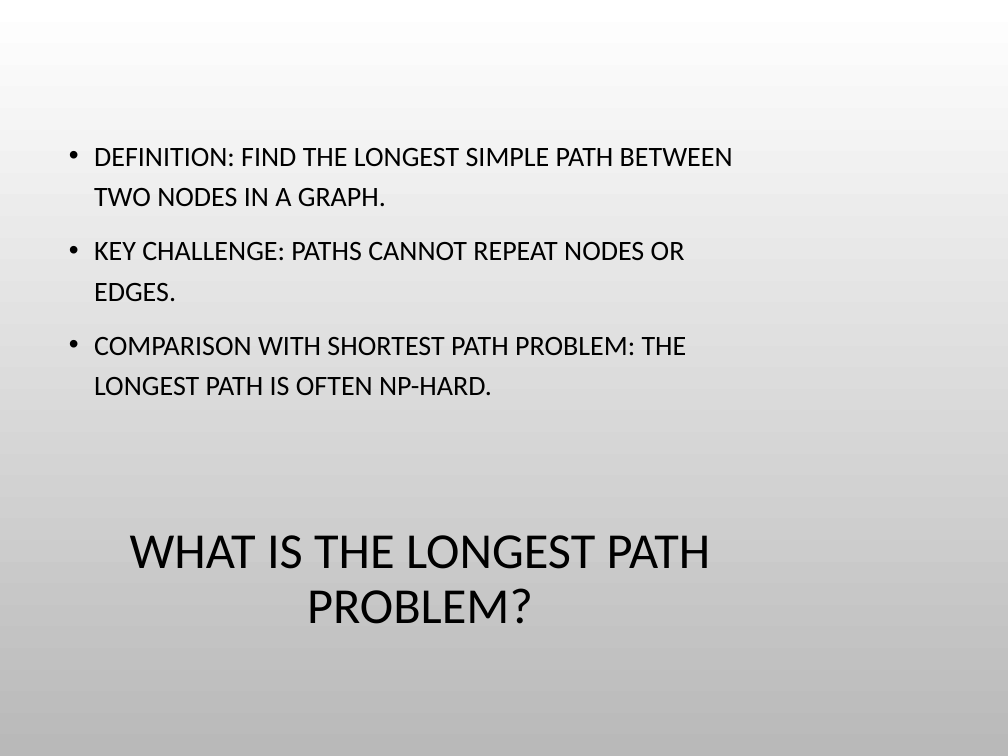
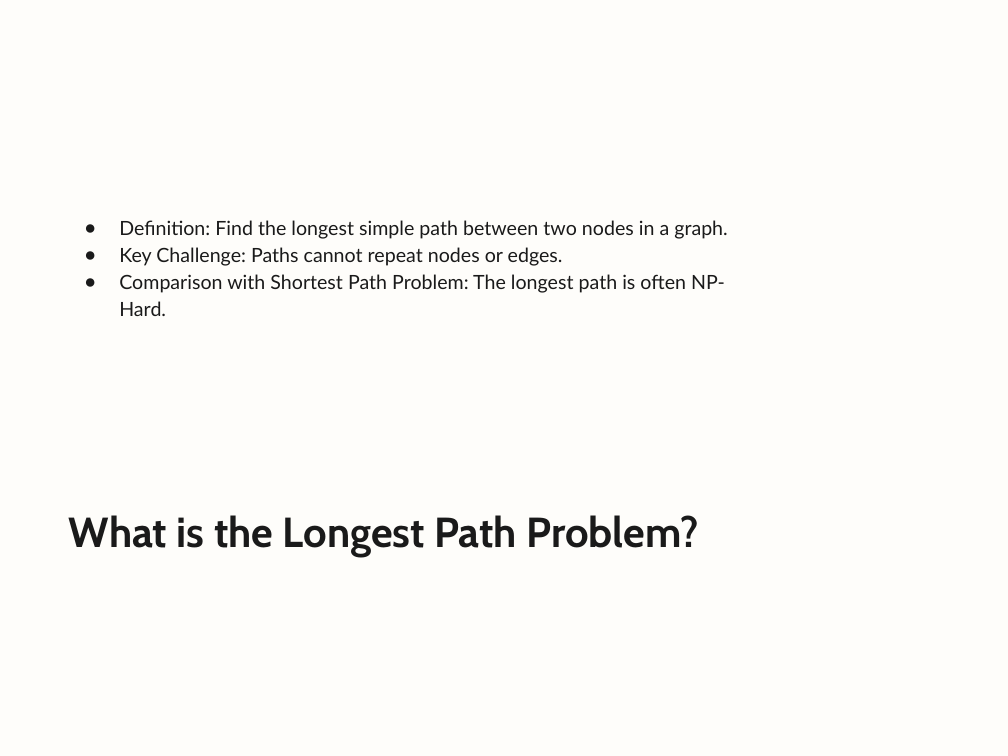
Before and after one commit to ParsaMohammadpour/advanced-algorithm-assignments, a slide deck: slide 8 of representation/Longest_Path_Problem_in_Graphs.pptx (slide 6 before the commit). Drawn at 1008x756 pixels with LibreOffice and Linux fonts; fonts in the diff are those of the drawing; background and template pictures are left out. Boxes give left, top, right and bottom in pixels: in the first picture for what was removed or moved away, otherwise in the second. Text is boxed around its words. In the diff, an @@ line names an element or a change of style, - is before the commit and + after.

Commit message:
until the end of applications and challenges

```diff
--- a/representation/Longest_Path_Problem_in_Graphs.pptx
+++ b/representation/Longest_Path_Problem_in_Graphs.pptx
@@ background picture (left out) to #FEFDFA @@
@@ text at bbox=[119, 220, 728, 316]: text changed; size 20 to 14 pt; font Calibri to Lato; text colour #000000 to #1A1A1A @@
-• DEFINITION: FIND THE LONGEST SIMPLE PATH BETWEEN TWO NODES IN A GRAPH.
-• KEY CHALLENGE: PATHS CANNOT REPEAT NODES OR EDGES.
-• COMPARISON WITH SHORTEST PATH PROBLEM: THE LONGEST PATH IS OFTEN NP-HARD.
+● Definition: Find the longest simple path between two nodes in a graph.
+● Key Challenge: Paths cannot repeat nodes or edges.
+● Comparison with Shortest Path Problem: The longest path is often NP-Hard.
@@ title "What is the Longest Path ..." at bbox=[69, 515, 698, 557]: vertical alignment middle to top @@
@@ title at bbox=[69, 515, 698, 557]: text changed; size 36 to 30 pt; font Calibri to Cabin; text colour #000000 to #1A1A1A; bold on @@
-WHAT IS THE LONGEST PATH PROBLEM?
+What is the Longest Path Problem?
```
Also in this commit, not shown: 15 other slides changed, 2 slides added.
